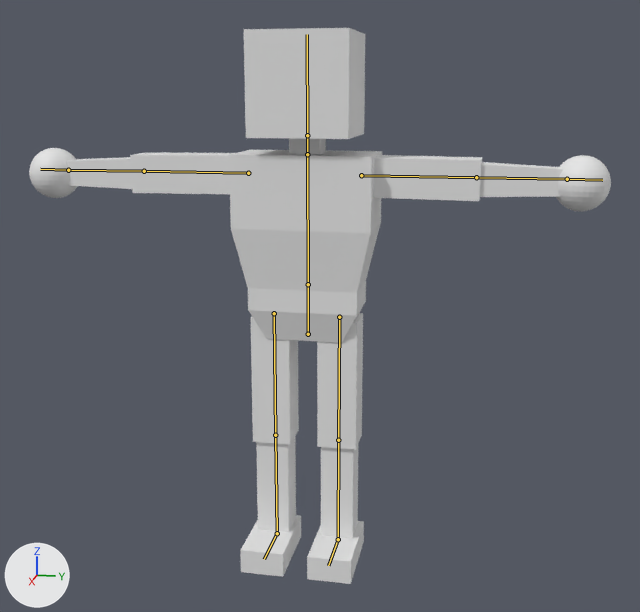
The Blender file UntitledSkiGame/Assets/ProjectAssets/Art/Models/blender/playermodel.blend as it was, and as the next commit left it.
Before and after are seen from a camera (50 mm lens) standing at (17.74, 3.8, 9.84) and looking at (1.89, 0.63, 5.88). Lighting does not change. The marker at lower left points along +X, +Y and +Z. The first picture is the older version. The bones that change, and the others that lie on the model, are drawn over the model as lines.
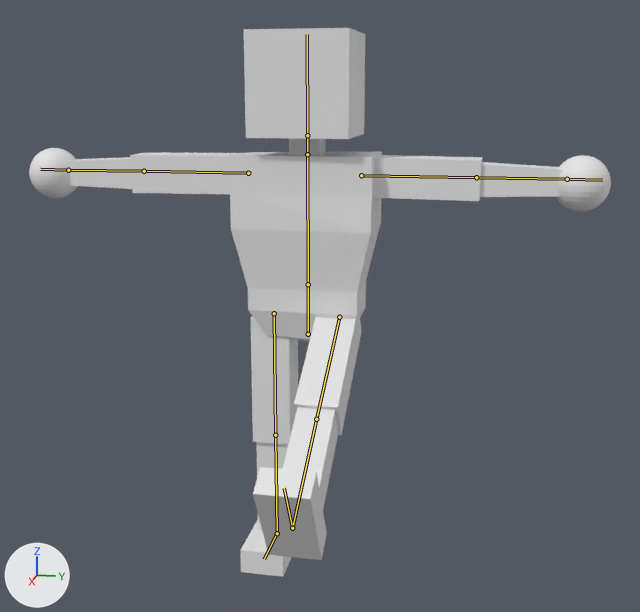
The newer file adds an action. The first version stands in its rest pose; the second is drawn at frame 42 of the action 'Kicky'.

The edits, one by one:
Bone 'LLeg' (bone_lleg) turns from (0, 0, 0) to (-60, 0, 0) degrees about its own x, y and z.

Location of each change, (x1, y1, x2, y2) in pixels of the pictures (640 x 612 px):
'Cube', posed: before (29, 28, 611, 584); after (29, 28, 611, 577)
bone 'LLeg', root to tip: before (339, 317) to (338, 440); after (339, 317) to (316, 419)
